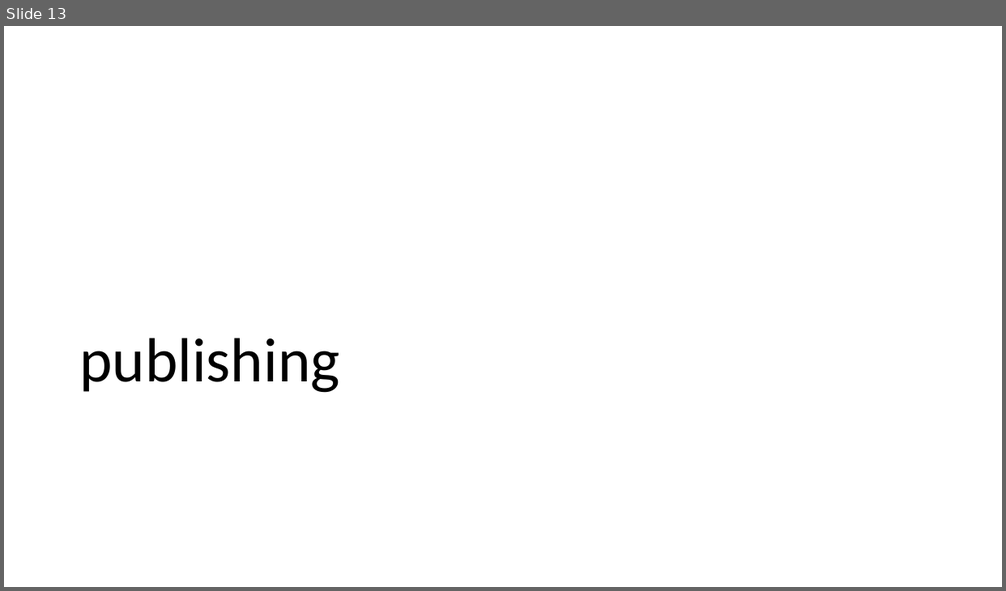
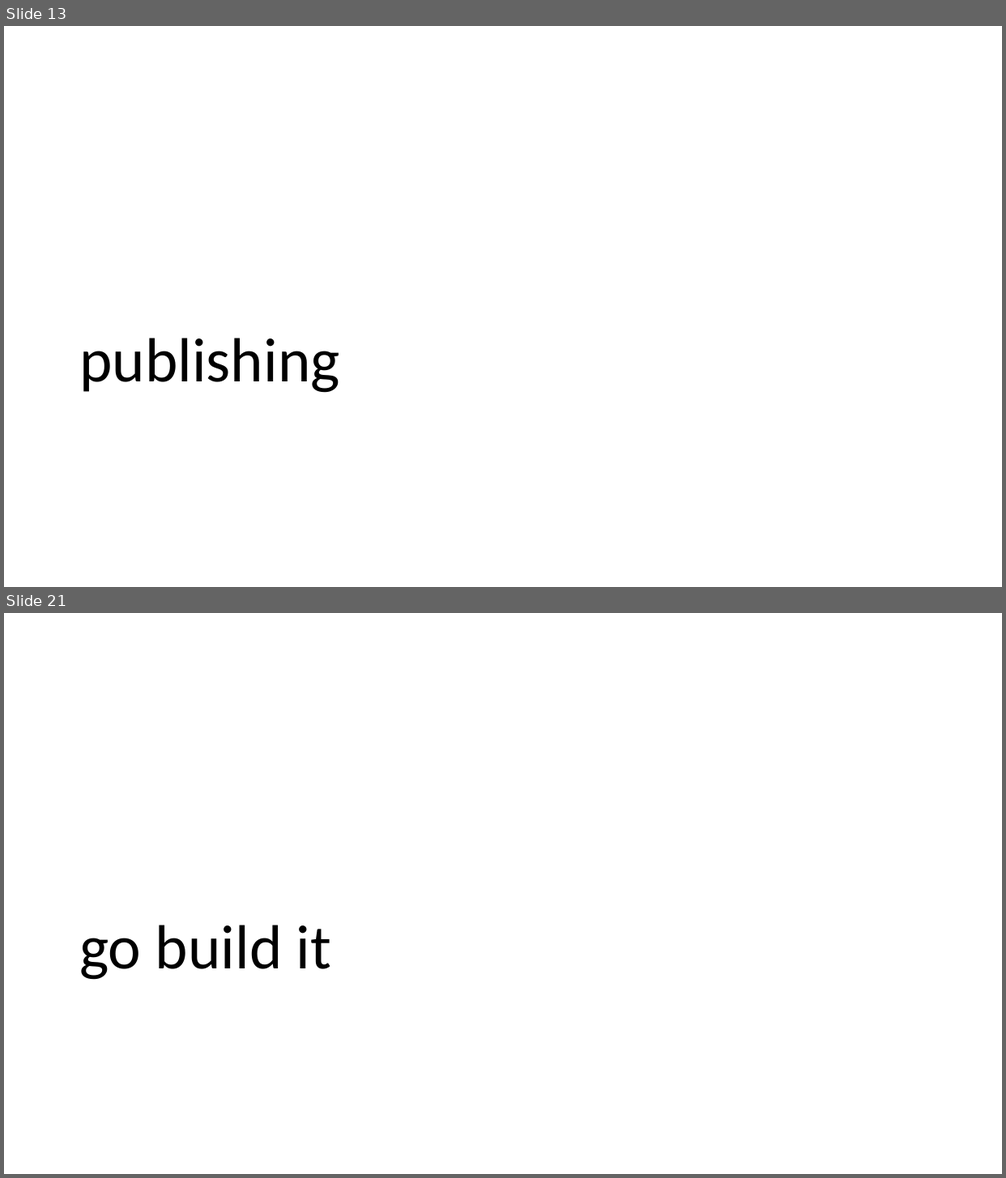
Before and after one commit to bradygaster-zz/extending-vscode-talk, a slide deck: extending-vs-code.pptx. Shown one above the other, each under a label of ours: slide 13 before the commit, slides 13 and 21 after it; the slides between them are not shown. The pictures are 1006x591 and 1006x1178 pixels, drawn with LibreOffice and Linux fonts; fonts in the diff are those of the drawing. Boxes give left, top, right and bottom in pixels: in the first picture for what was removed or moved away, otherwise in the second. Text is boxed around its words. In the diff, an @@ line names an element or a change of style, - is before the commit and + after.

```diff
--- a/extending-vs-code.pptx
+++ b/extending-vs-code.pptx
@@ slide 21 added at (x1=4, y1=613, x2=1002, y2=1174), background #FFFFFF @@
@@ title added at (x1=79, y1=925, x2=331, y2=980), 60 pt, text #000000 @@
+go build it
```
Also in this commit, not shown: 5 slides changed, 7 other slides added, 5 other files.
